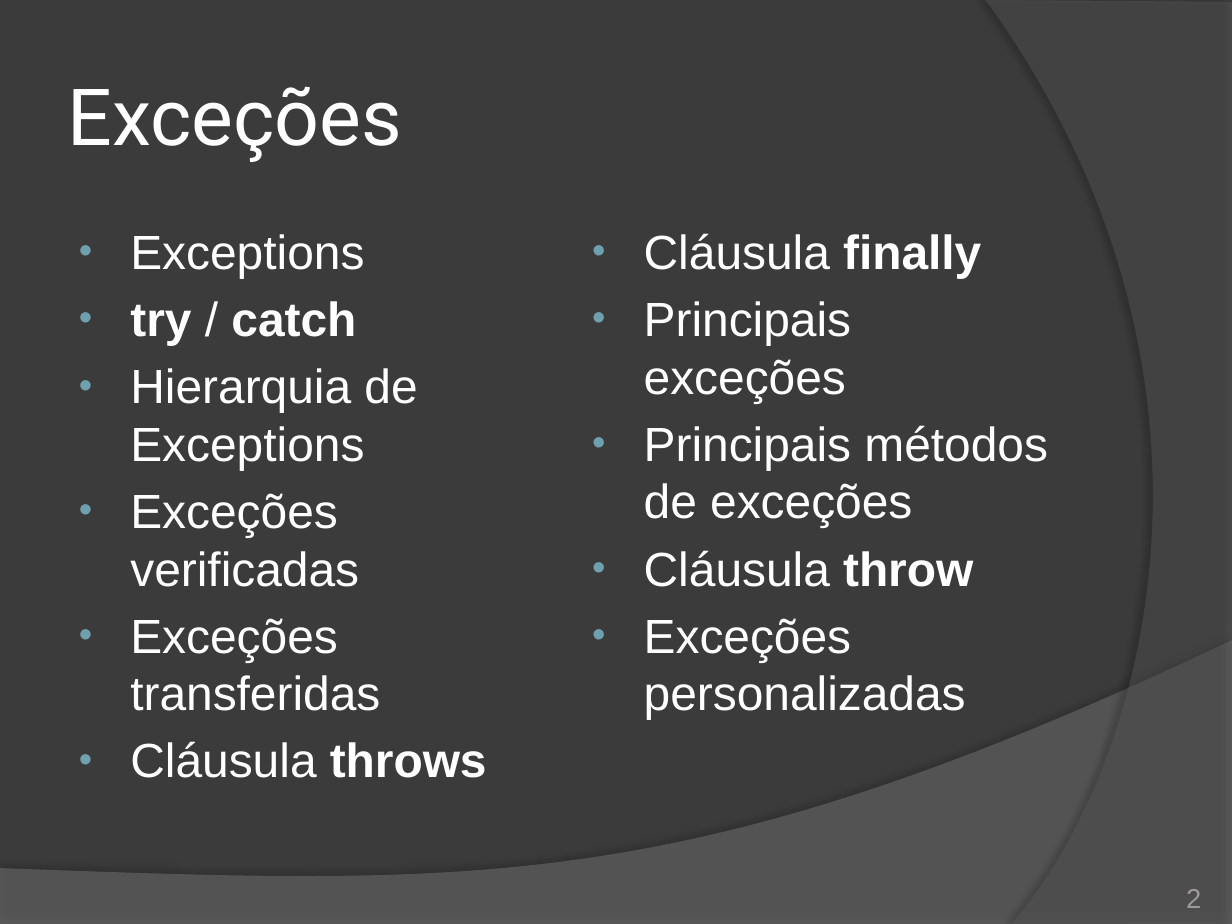
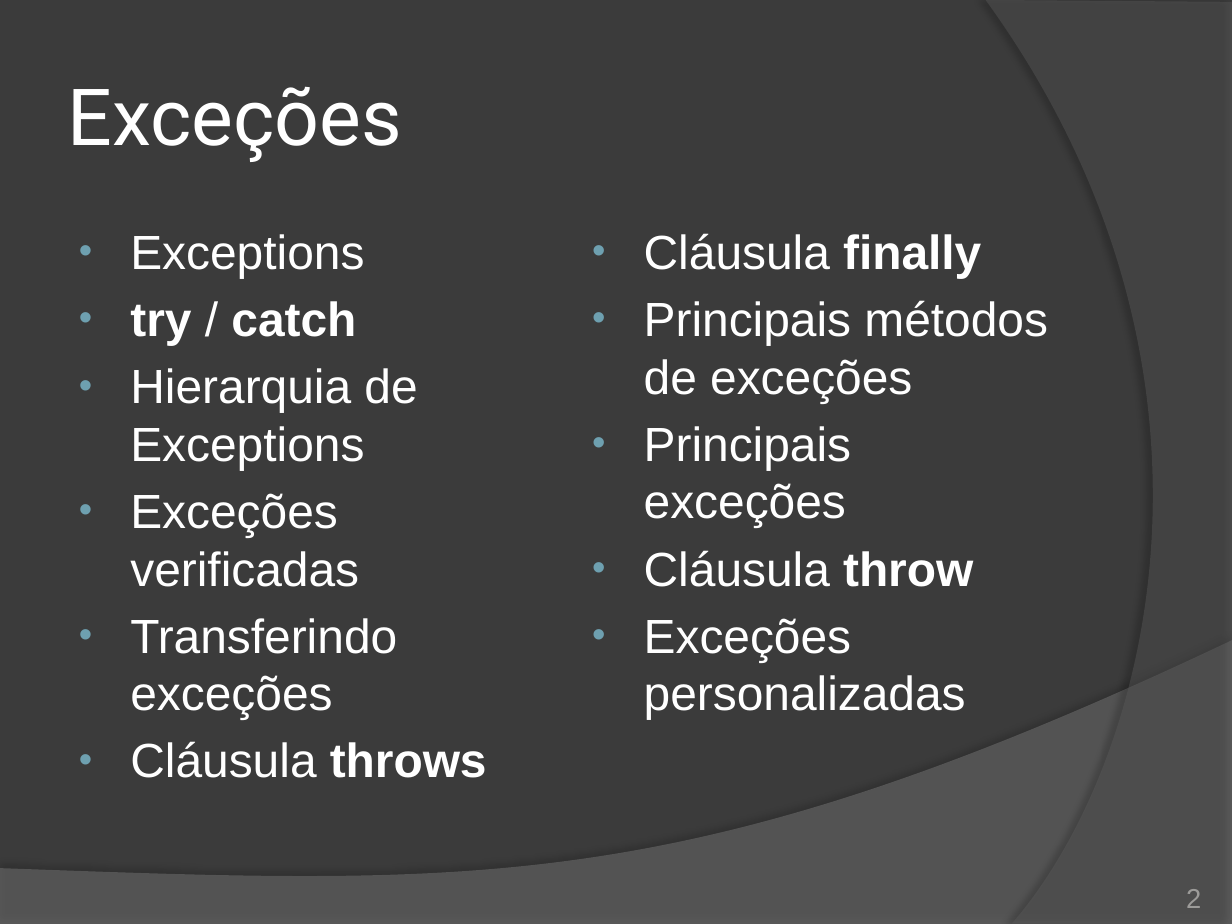
Before and after one commit to duchesqui/slzvieira-training, a slide deck: slide 2 of 2-Java-Programmer-Modulo-II/12.Capitulo06.pptx. Drawn at 1232x924 pixels with LibreOffice and Linux fonts; fonts in the diff are those of the drawing. Boxes give left, top, right and bottom in pixels: in the first picture for what was removed or moved away, otherwise in the second. Text is boxed around its words. In the diff, an @@ line names an element or a change of style, - is before the commit and + after.

Commit message:
Últimos slides de tratamento de exceções.

```diff
--- a/2-Java-Programmer-Modulo-II/12.Capitulo06.pptx
+++ b/2-Java-Programmer-Modulo-II/12.Capitulo06.pptx
@@ text at (644, 300, 1048, 403): paragraph added @@
+• Principais métodos de exceções
@@ text at (644, 425, 1048, 528): paragraph removed @@
-• Principais métodos de exceções
@@ text at (130, 618, 397, 719): text changed @@
-• Exceções transferidas
+• Transferindo exceções
```
Also in this commit, not shown: 7 other slides changed, 8 slides added, 1 slide removed.
